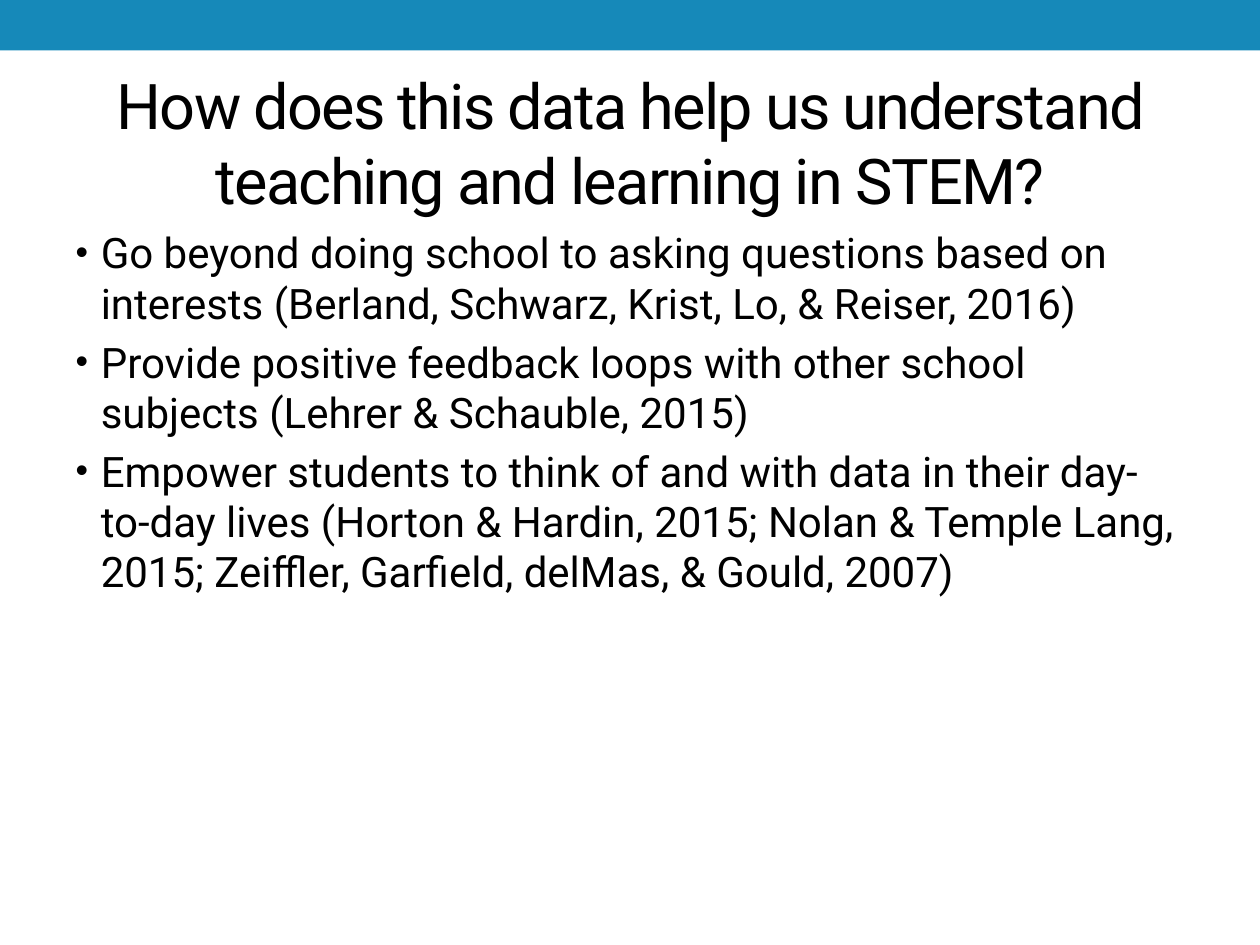
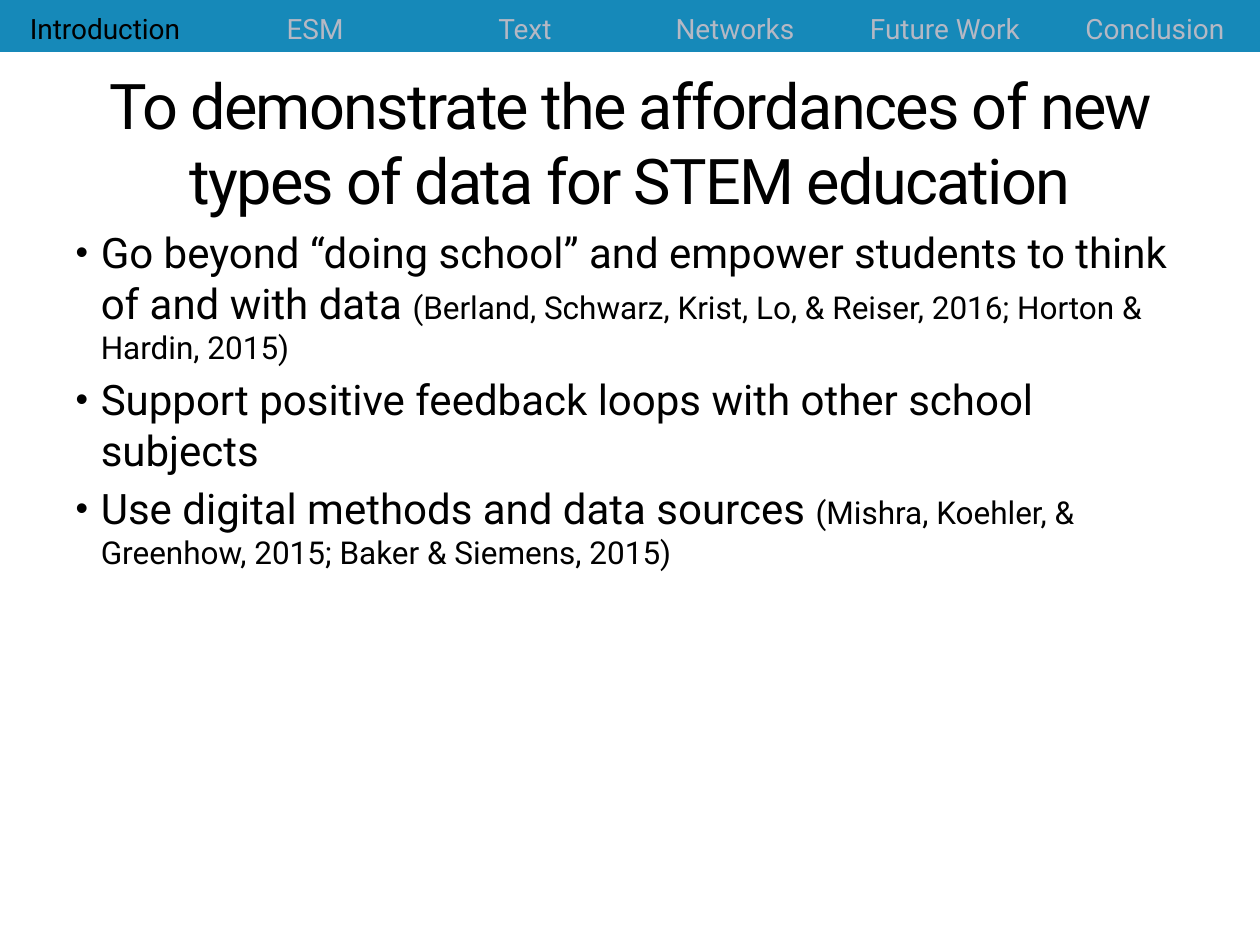
Before and after one commit to jrosen48/job-talk, a slide deck: slide 6 of 2018-1-15-Rosenberg-UT-Knoxville-talk.pptx (slide 7 before the commit). Drawn at 1260x945 pixels with LibreOffice and Linux fonts; fonts in the diff are those of the drawing. Boxes give left, top, right and bottom in pixels: in the first picture for what was removed or moved away, otherwise in the second. Text is boxed around its words. In the diff, an @@ line names an element or a change of style, - is before the commit and + after.

```diff
--- a/2018-1-15-Rosenberg-UT-Knoxville-talk.pptx
+++ b/2018-1-15-Rosenberg-UT-Knoxville-talk.pptx
@@ table added at box(0, 0, 1260, 53), 1 rows, 6 columns @@
+Introduction | ESM | Text | Networks | Future Work | Conclusion
@@ title at box(109, 81, 1152, 218): text changed @@
-How does this data help us understand teaching and learning in STEM?
+To demonstrate the affordances of new types of data for STEM education
@@ text at box(101, 236, 1167, 571): text changed @@
-• Go beyond doing school to asking questions based on interests (Berland, Schwarz, Krist, Lo, & Reiser, 2016)
-• Provide positive feedback loops with other school subjects (Lehrer & Schauble, 2015)
-• Empower students to think of and with data in their day-to-day lives (Horton & Hardin, 2015; Nolan & Temple Lang, 2015; Zeiffler, Garfield, delMas, & Gould, 2007)
+• Go beyond “doing school” and empower students to think of and with data (Berland, Schwarz, Krist, Lo, & Reiser, 2016; Horton & Hardin, 2015)
+• Support positive feedback loops with other school subjects
+• Use digital methods and data sources (Mishra, Koehler, & Greenhow, 2015; Baker & Siemens, 2015)
```
Also in this commit, not shown: 33 other slides changed, 20 slides added, 6 slides removed, 2 other files.
